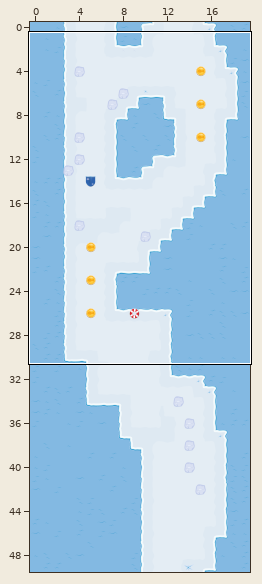
Tiled map, stored at android/assets/maps/blockB_C_1.tmx. Above: a wide view before the commit, with the close-up outlined.
Close-up. Old version:
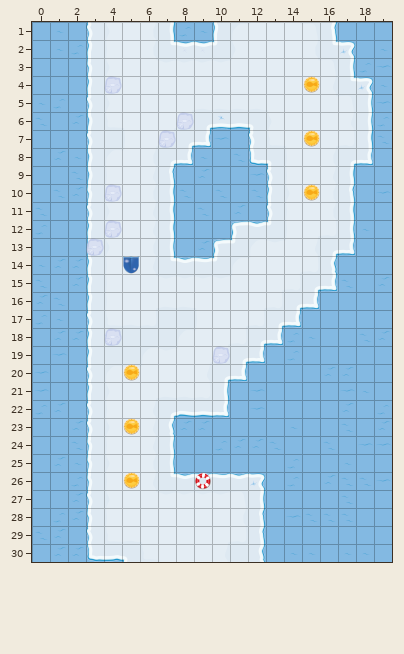
Cells are 160x160 px. Shown: x 0..19, y 1..30. The commit also changed other parts of the map, which this record leaves out.
New version:
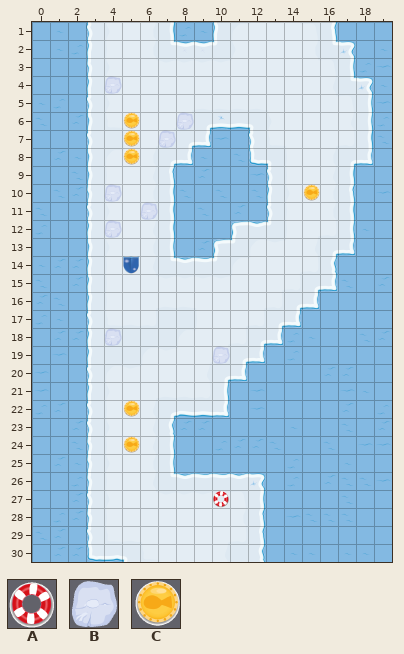
Key: from "Map v2": A 71, B 72, C 73.
_ is an empty cell.
Tiles replaced or removed in this view: A, B, C.
From old to new:
Changed rows in their new state; . is an unchanged cell.
Layer "PickUps":
first column x 5:
 4 .........._
 6 C..........
 7 C........._
 8 C..........
first column x 5:
20 _.....
22 C.....
23 _.....
24 C.....
26 _..._.
27 .....A
Layer "Obstacles":
first column x 3:
11 ...B
13 _...
